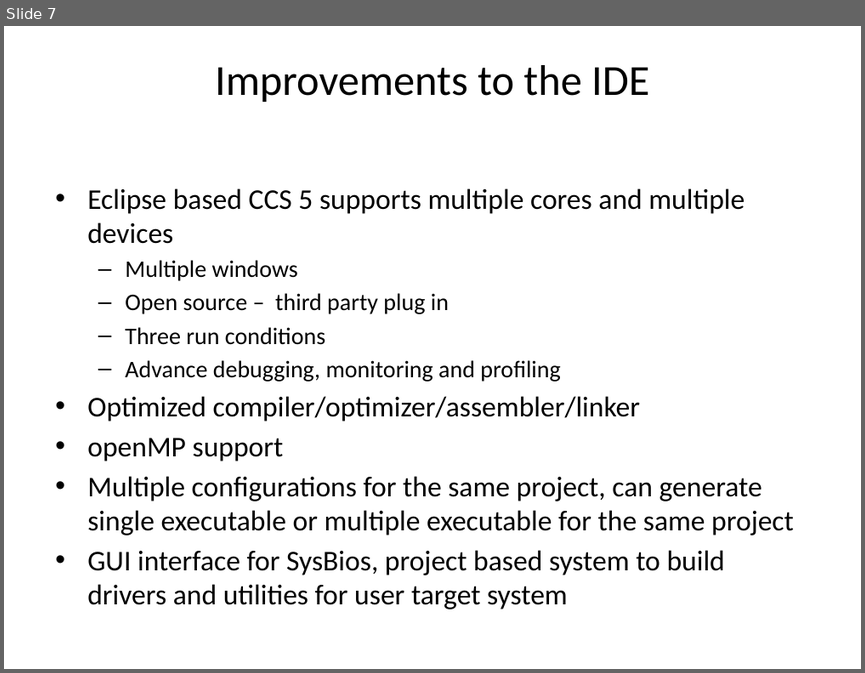
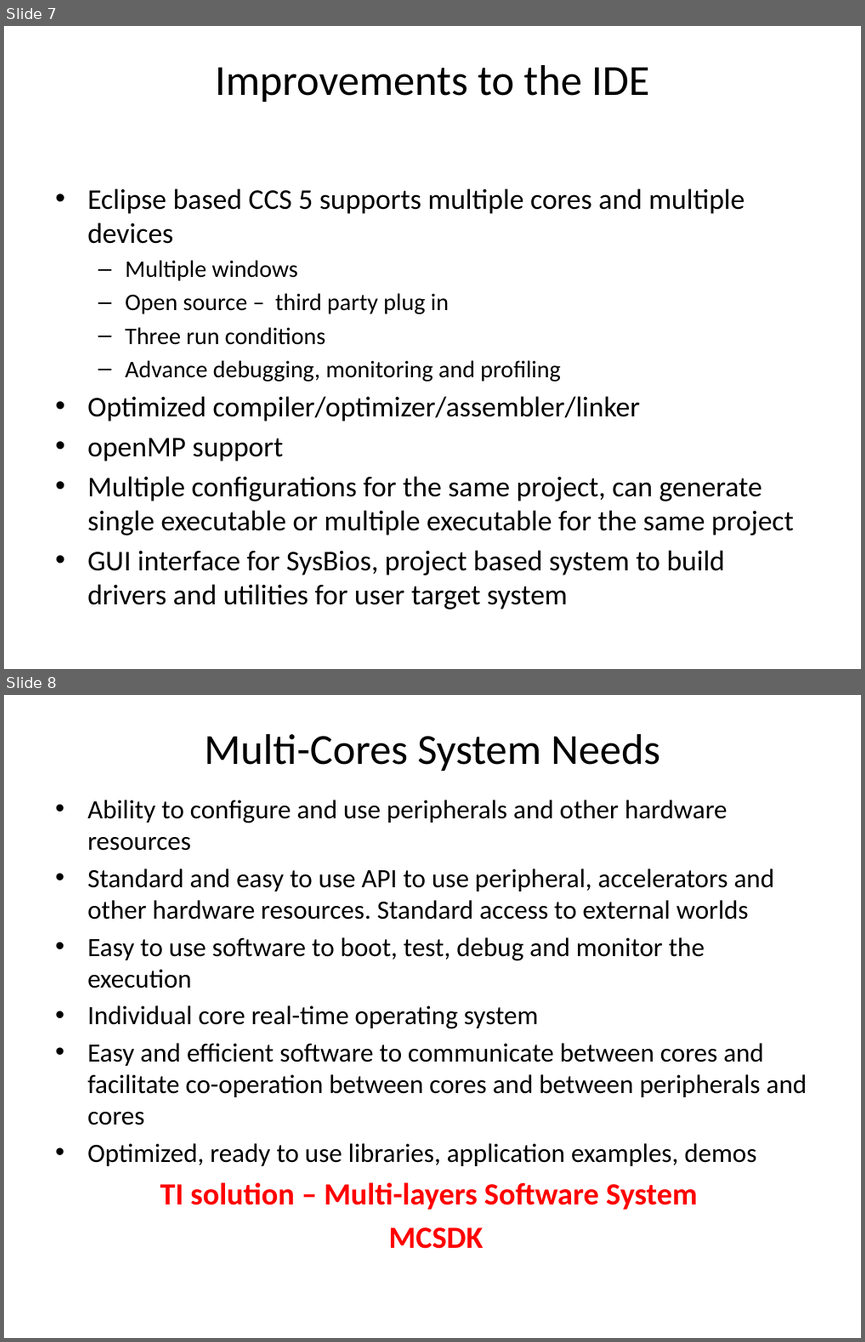
Before and after one commit to hari1989/keystone-workshop, a slide deck: preliminary/Introduction to KeyStone Software ECO.pptx. Shown one above the other, each under a label of ours: slide 7 before the commit, slides 7 and 8 after it. The pictures are 865x673 and 865x1342 pixels, drawn with LibreOffice and Linux fonts; fonts in the diff are those of the drawing. Boxes give left, top, right and bottom in pixels: in the first picture for what was removed or moved away, otherwise in the second. Text is boxed around its words. In the diff, an @@ line names an element or a change of style, - is before the commit and + after.

```diff
--- a/preliminary/Introduction to KeyStone Software ECO.pptx
+++ b/preliminary/Introduction to KeyStone Software ECO.pptx
@@ slide 8 added at <box>4,695,861,1338</box>, background #FFFFFF @@
@@ title added at <box>204,734,660,771</box>, 36 pt, text #000000 @@
+Multi-Cores System Needs
@@ text added at <box>87,800,807,1248</box>, 22.2 pt, text #000000 @@
+• Ability to configure and use peripherals and other hardware resources
+• Standard and easy to use API to use peripheral, accelerators and other hardware resources. Standard access to external worlds
+• Easy to use software to boot, test, debug and monitor the execution
+• Individual core real-time operating system
+• Easy and efficient software to communicate between cores and facilitate co-operation between cores and between peripherals and cores
+• Optimized, ready to use libraries, application examples, demos
+TI solution – Multi-layers Software System
+MCSDK
```
Also in this commit, not shown: 1 slide changed, 10 other slides added, 1 slide removed.
